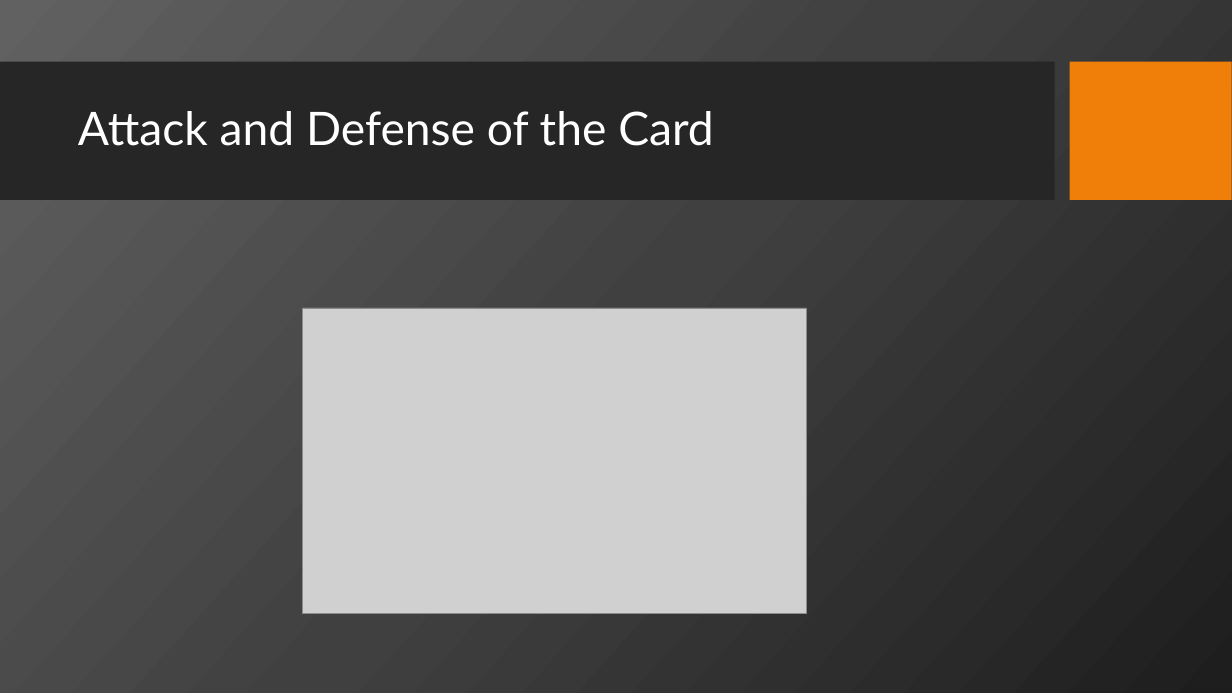
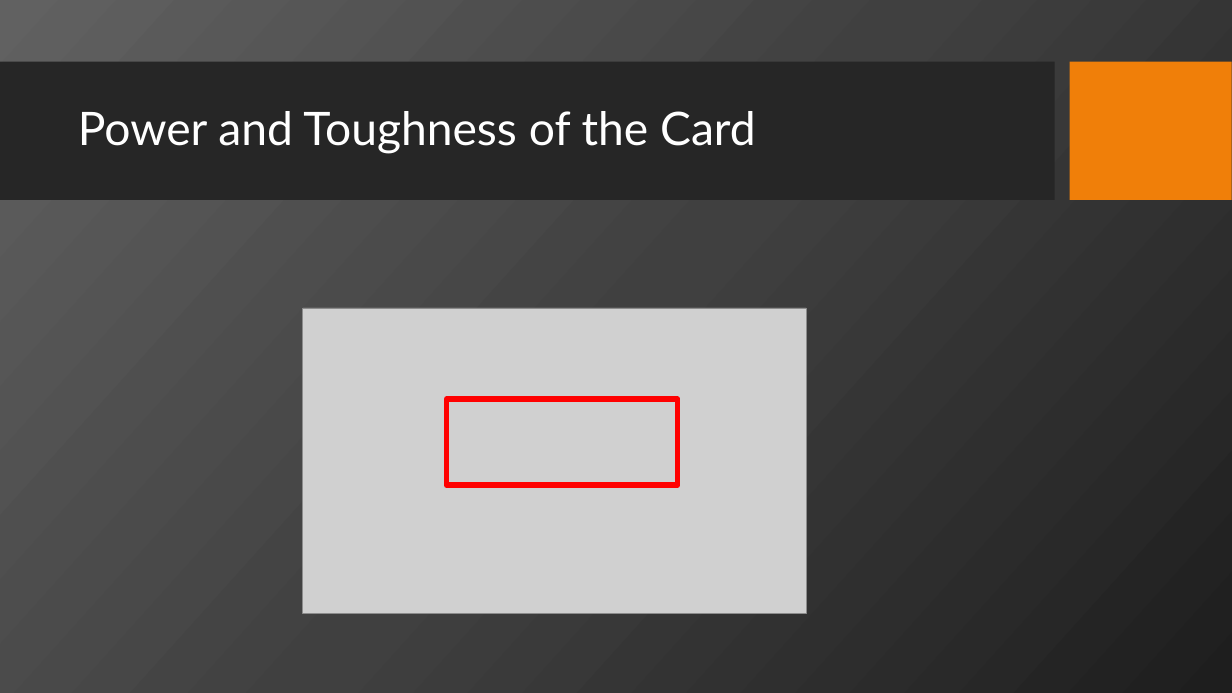
Before and after one commit to NendoTaka/MagicCardScanner, a slide deck: slide 11 of Magic the Gathering.pptx (slide 9 before the commit). Drawn at 1232x693 pixels with LibreOffice and Linux fonts; fonts in the diff are those of the drawing; grey boxes stand for pictures; background and template pictures are left out. Boxes give left, top, right and bottom in pixels: in the first picture for what was removed or moved away, otherwise in the second. Text is boxed around its words. In the diff, an @@ line names an element or a change of style, - is before the commit and + after.

```diff
--- a/Magic the Gathering.pptx
+++ b/Magic the Gathering.pptx
@@ title at <box>78,111,756,154</box>: text changed @@
-Attack and Defense of the Card
+Power and Toughness of the Card
@@ rectangle added at <box>446,399,677,485</box>, outline #FF0000 4.5 pt @@
```
Also in this commit, not shown: 8 other slides changed, 4 slides added.
